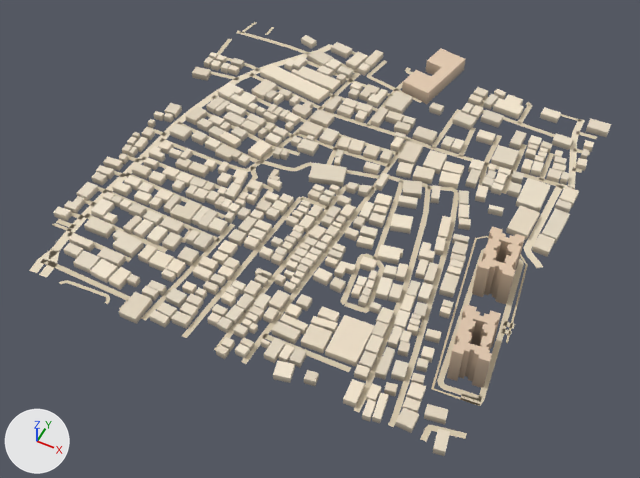
The glTF model public/assets/bengaluru-region-v1/tiles/t-2_-19-l0.glb: old version first, new version second.
Rendered twice from a 50 mm lens placed at (-438.0, -9901.0, 724.0), pointed at (-739.0, -9297.0, -31.0). Every picture has the same lights, and +X, +Y and +Z are marked at lower left. The first picture is the older version.

Objects in the first picture: 'building', 'ground'.
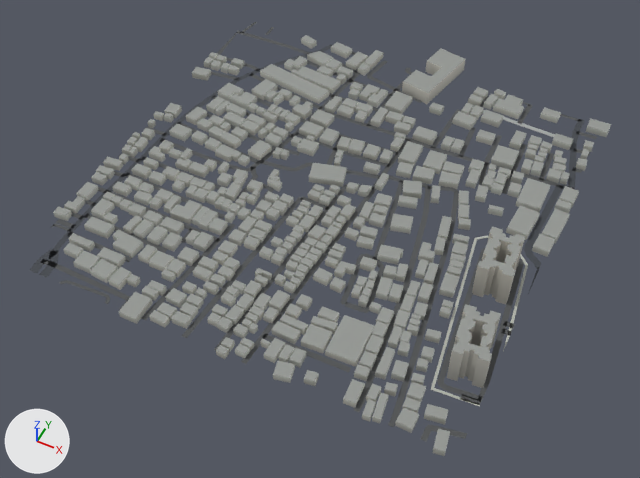
Where the change shows, as pixel boxes [x1, y1, x2, y2] in the pictures (640 x 478 px; the box of a moved part takes in the faces that stretch with it):
'ground', reshaped
    before: [29, 22, 597, 441]
    after: [30, 22, 597, 441]
part 1 of me_building, recoloured (darker)
    both: [53, 35, 611, 455]
part 2 of me_ground, rebuilt
    before: [51, 44, 332, 251]
    after: [52, 44, 332, 252]
part 3 of me_ground, moved or reshaped
    before: [39, 22, 543, 441]
    after: [39, 22, 542, 441]
part 4 of me_ground, moved or reshaped
    before: [526, 102, 597, 189]
    after: [523, 102, 597, 189]
part 5 of me_ground, recoloured
    both: [30, 27, 585, 427]

What the commit changed:
me_building is used by ob_building; location (-1000.0, -9500.0, 0.0).
me_building had 3954 vertices, 5057 faces and spanned x -7.0..510.0, y -7.0..537.0, z 0.0..45.0.
me_building now has 3954 vertices, 6160 faces and spans x -7.0..510.0, y -7.0..537.0, z 0.0..45.0.
me_building part 1: 5057 kept faces spanning x -7.0..510.0, y -7.0..537.0, z 0.0..45.0 get new vertex colours.
me_ground is used by ob_ground; location (-1000.0, -9500.0, 0.0).
me_ground had 996 vertices, 794 faces and spanned x -3.0..503.0, y -1.0..503.0, z 1.0.
me_ground now has 1015 vertices, 813 faces and spans x 0.0..500.0, y 0.0..500.0, z 1.0.
me_ground part 2: the loose piece of 64 vertices spanning x 18.0..135.0, y 34.0..500.0, z 1.0 is rebuilt with 64 vertices and now spans x 19.0..134.0, y 34.0..500.0, z 1.0.
Part 3, on me_ground:
32 vertices are removed from x -2.0..503.0, y 12.0..503.0, z 1.0.
89 faces are deleted.
6 vertices in x 220.0..484.0, y 149.0..265.0, z 1.0 move by (0.0, 1.0, 0.0).
6 vertices in x 169.0..477.0, y 94.0..264.0, z 1.0 move by (0.0, -1.0, 0.0).
4 vertices in x 166.0..345.0, y 219.0..302.0, z 1.0 move by (-1.0, 0.0, 0.0).
3 vertices in x 193.0..337.0, y 112.0..488.0, z 1.0 move by (-1.0, 1.0, 0.0).
3 vertices in x 250.0..256.0, y 37.0..74.0, z 1.0 move by (-2.0, -33.0, 0.0).
31 vertices move from x -3.0..502.0, y 31.0..482.0, z 1.0 to x 0.0..500.0, y 5.0..482.0, z 1.0.
51 vertices are added at x 0.0..500.0, y 7.0..500.0, z 1.0.
108 new faces join them.
Part 4, on me_ground:
4 vertices are removed from x 403.0..501.0, y 375.0..503.0, z 1.0.
12 faces are deleted.
4 vertices are added at (391.0, 500.0, 1.0), (409.0, 500.0, 1.0), (500.0, 380.0, 1.0), (500.0, 375.0, 1.0).
12 new faces join them.
me_ground part 5: 633 kept faces spanning x 0.0..500.0, y 0.0..500.0, z 1.0 get new vertex colours; the middle colour goes from beige #d7c9ae to dark grey #535556.
